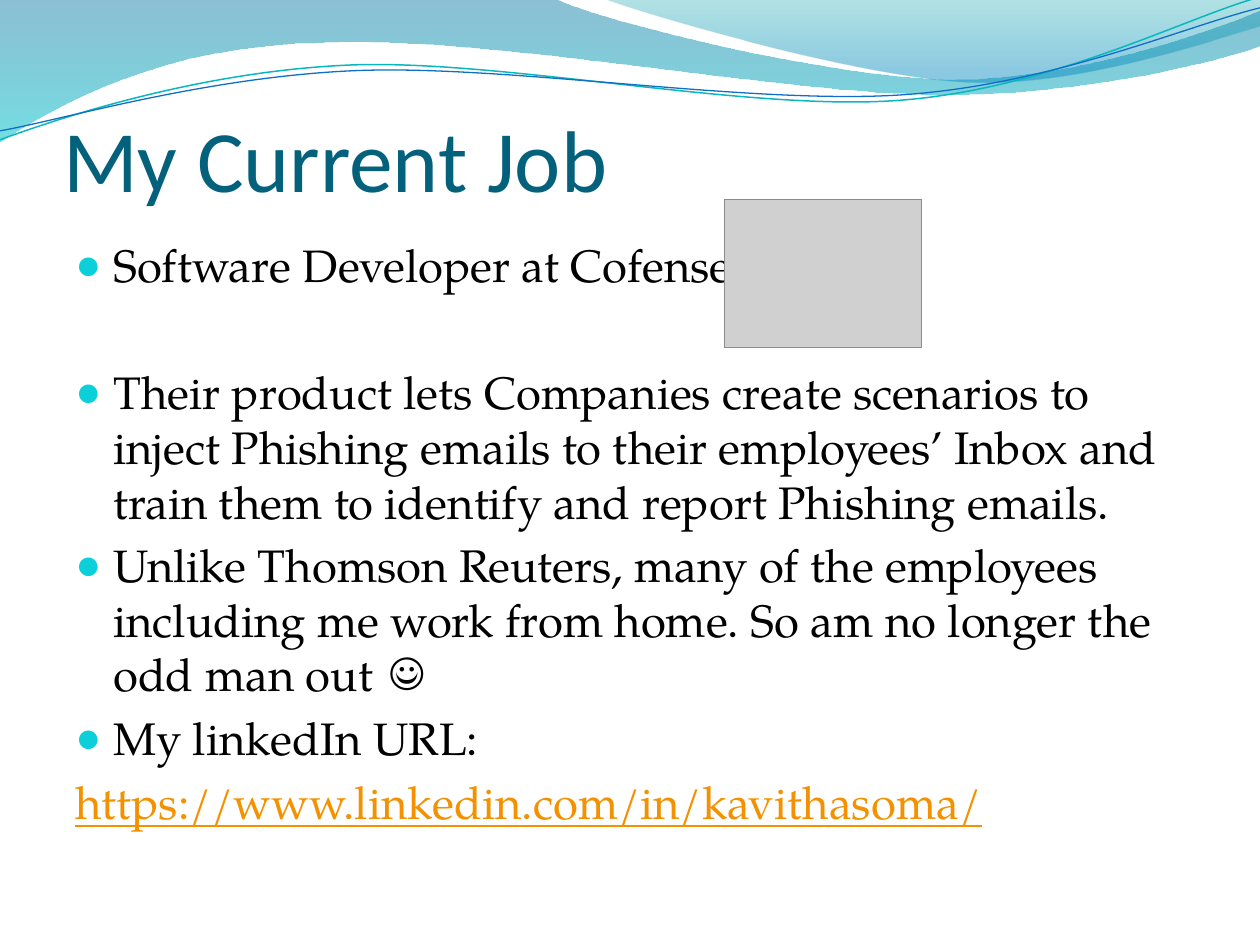
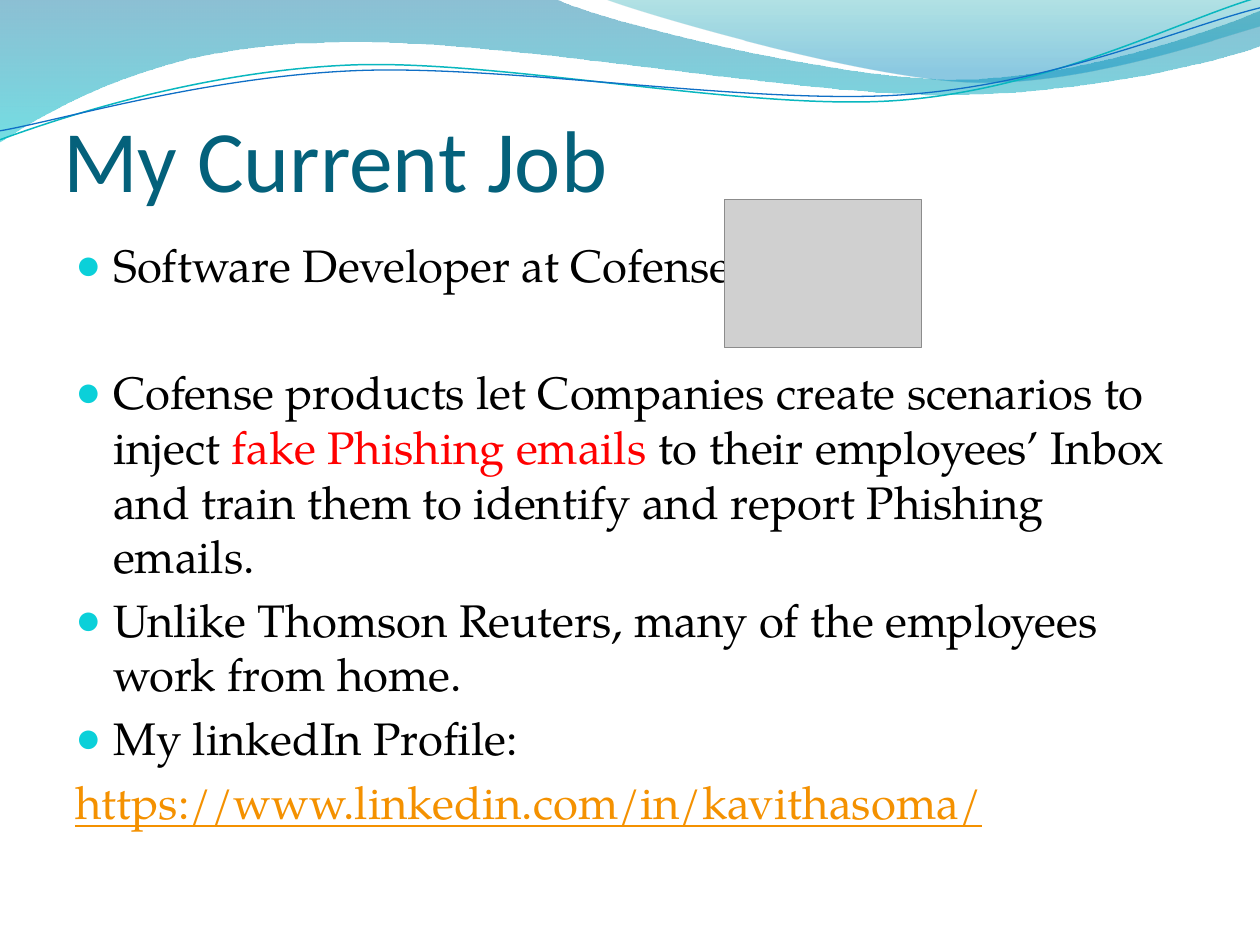
Before and after one commit to rkavitha/PresentationOnITIndustry, a slide deck: slide 4 of IT Industry.pptx. Drawn at 1260x945 pixels with LibreOffice and Linux fonts; fonts in the diff are those of the drawing; grey boxes stand for pictures; background and template pictures are left out. Boxes give left, top, right and bottom in pixels: in the first picture for what was removed or moved away, otherwise in the second. Text is boxed around its words. In the diff, an @@ line names an element or a change of style, - is before the commit and + after.

```diff
--- a/IT Industry.pptx
+++ b/IT Industry.pptx
@@ text at [113,375,1165,768]: text changed @@
-● Their product lets Companies create scenarios to inject Phishing emails to their employees’ Inbox and train them to identify and report Phishing emails.
-● Unlike Thomson Reuters, many of the employees including me work from home. So am no longer the odd man out ☺
-● My linkedIn URL:
+● Cofense products let Companies create scenarios to inject fake Phishing emails to their employees’ Inbox and train them to identify and report Phishing emails.
+● Unlike Thomson Reuters, many of the employees work from home.
+● My linkedIn Profile:
```
Also in this commit, not shown: 7 other slides changed, 1 slide added.
